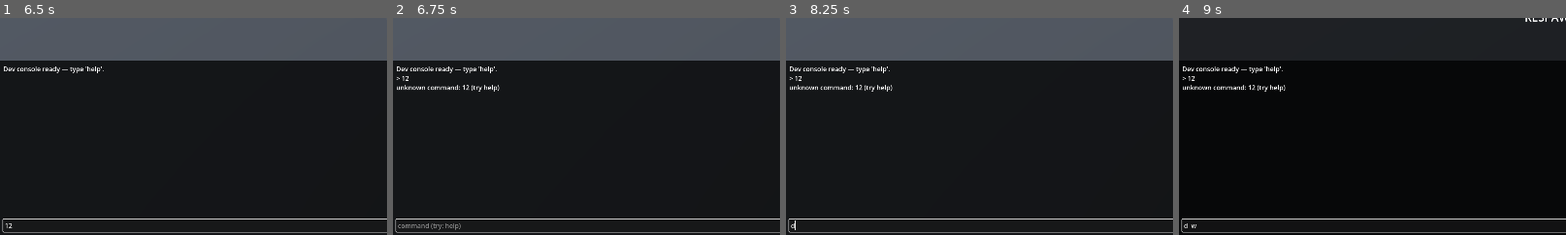
Above: before the commit, frames 1-4 (left to right).
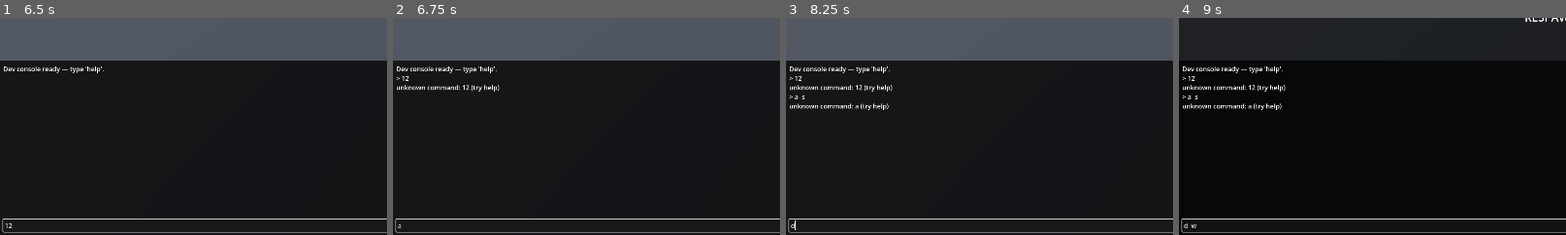
Above: after the commit, the same moments.

Repository: jonathanlake/magick-with-friends
Game: Godot game, scene res://ui/main_menu/main_menu.tscn
Two runs of this game, one before a commit and one after it. Both use one fixed random seed, a clock stepped at 60 frames per second and the inputs below.
Inputs (mouse positions are % of the whole screen's width and height, from its top left):
- Up to frame 1 (6.5 s): click (50, 43) at 0.52 s; type "Alex" at 0.6 s; click (50, 48) at 0.75 s; type "12" at 0.83 s; click "Host" at 1.25 s; move the mouse to (55, 50) at 2.02 s; press the mouse at (55, 50) at 2.03 s; hold W (move_up) 2.03-5.75 s; tap Space (jump) at 2.27, 3.02, 4.52, 5, 5.27 s; move the mouse to (45, 50) at 2.77 s; release the mouse at (45, 50) at 2.78 s; click (45, 50) at 2.85 s; move the mouse to (52, 48) at 3.52 s; press the mouse at (52, 48) at 3.53 s; tap Enter at 4.25 s; move the mouse to (49, 52) at 4.27 s; release the mouse at (49, 52) at 4.28 s; click (49, 52) at 4.35 s; move the mouse to (57, 51) at 5.02 s; press the mouse at (57, 51) at 5.03 s; tap ` (toggle_console) at 5.65 s; release the mouse at (57, 51) at 5.75 s; click (50, 98) at 5.77 s; type "12" at 5.85 s
- Up to frame 2 (6.75 s): tap Enter at 6.5 s; move the mouse to (20, 35) at 6.52 s; hold A (move_left) from 6.53 s (still down); click (20, 35) at 6.6 s
- Up to frame 3 (8.25 s): tap Space (jump) at 6.77, 7.25 s; move the mouse to (55, 50) at 7.27 s; release A (move_left) at 7.28 s; press the mouse at (55, 50) at 7.28 s; hold S (move_down) 7.28-8.03 s; tap Enter at 8 s; move the mouse to (35, 25) at 8.02 s; release the mouse at (35, 25) at 8.03 s; hold D (move_right) from 8.03 s (still down); click (35, 25) at 8.1 s
- Up to frame 4 (9 s): tap Space (jump) at 8.27, 8.75 s; move the mouse to (72, 45) at 8.77 s; release D (move_right) at 8.78 s; press the mouse at (72, 45) at 8.78 s; hold W (move_up) from 8.78 s (still down)
The pictures show only the part of the screen within x 0-50%, y 50-100%; the shares and areas given below are measured in that part.

Frame 1 is identical in both runs. In frame 2, 0.2% of the frame differs, in the area x 1-18%, y 94-98%; in frame 3, 0.3%; in frame 4, 0.3%, in the area x 0-27%, y 35-43%.

Commit message:
Console focus: use keep_editing_on_text_submit (real fix); drop the hacks
The console field 'losing focus' after Enter was never a focus bug — Godot 4.4+
added LineEdit.keep_editing_on_text_submit (default false), which ends EDITING
mode on submit, so you had to press Enter again to keep typing. The control kept
focus the whole time, which is why grab_focus / focus_exited workarounds did
nothing.

Fix: set keep_editing_on_text_submit = true on the LineEdit (dev_console.tscn),
and remove the focus_exited re-grab hack from the script.

Also: recorded the lesson in CLAUDE.md (Conventions) — check version-current
Godot docs before inventing a workaround; a failed 'trivial' fix is a trigger to
research, not to add complexity.

Refs: godot PR #100240 (introduced the property), issue #100230.

Co-Authored-By: Claude Opus 4.8 <noreply@anthropic.com>

Diff:
--- a/ui/console/dev_console.gd
+++ b/ui/console/dev_console.gd
@@ -15,16 +15,7 @@
 func _ready() -> void:
 	_panel.visible = false
 	_line_edit.text_submitted.connect(_on_submit)
-	# Keep the command field focused the whole time the console is open. Submitting with Enter
-	# drops focus (and a single re-grab can be undone a frame later), so re-grab on EVERY focus
-	# loss while open — robust against whatever drops it.
-	_line_edit.focus_exited.connect(_keep_focus_while_open)
 	_println("Dev console ready — type 'help'.")
-
-
-func _keep_focus_while_open() -> void:
-	if _open:
-		_line_edit.grab_focus.call_deferred()
 
 
 func _input(event: InputEvent) -> void:
@@ -51,7 +42,8 @@
 	if not line.is_empty():
 		_println("> " + line)
 		_run(line)
-	# Focus is kept by _keep_focus_while_open (fires on the focus_exited that Enter triggers).
+	# The field stays in edit mode after Enter via the LineEdit's keep_editing_on_text_submit
+	# property (set in dev_console.tscn) — no focus juggling needed.
 
 
 func _run(line: String) -> void:
--- a/ui/console/dev_console.tscn
+++ b/ui/console/dev_console.tscn
@@ -36,3 +36,4 @@
 [node name="Input" type="LineEdit" parent="Panel/Margin/VBox"]
 layout_mode = 2
 placeholder_text = "command (try: help)"
+keep_editing_on_text_submit = true
Not shown, changed: CLAUDE.md
